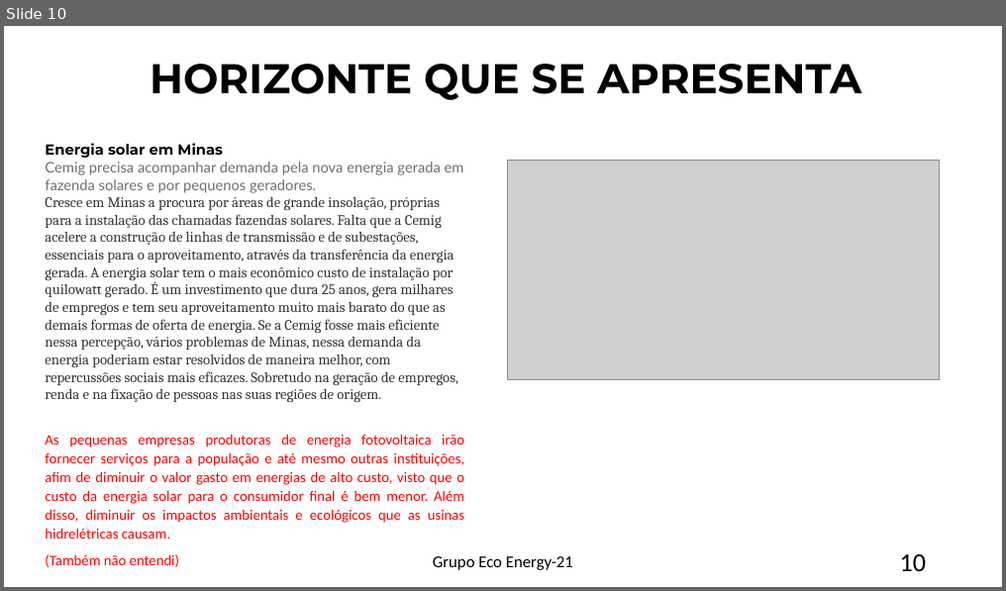
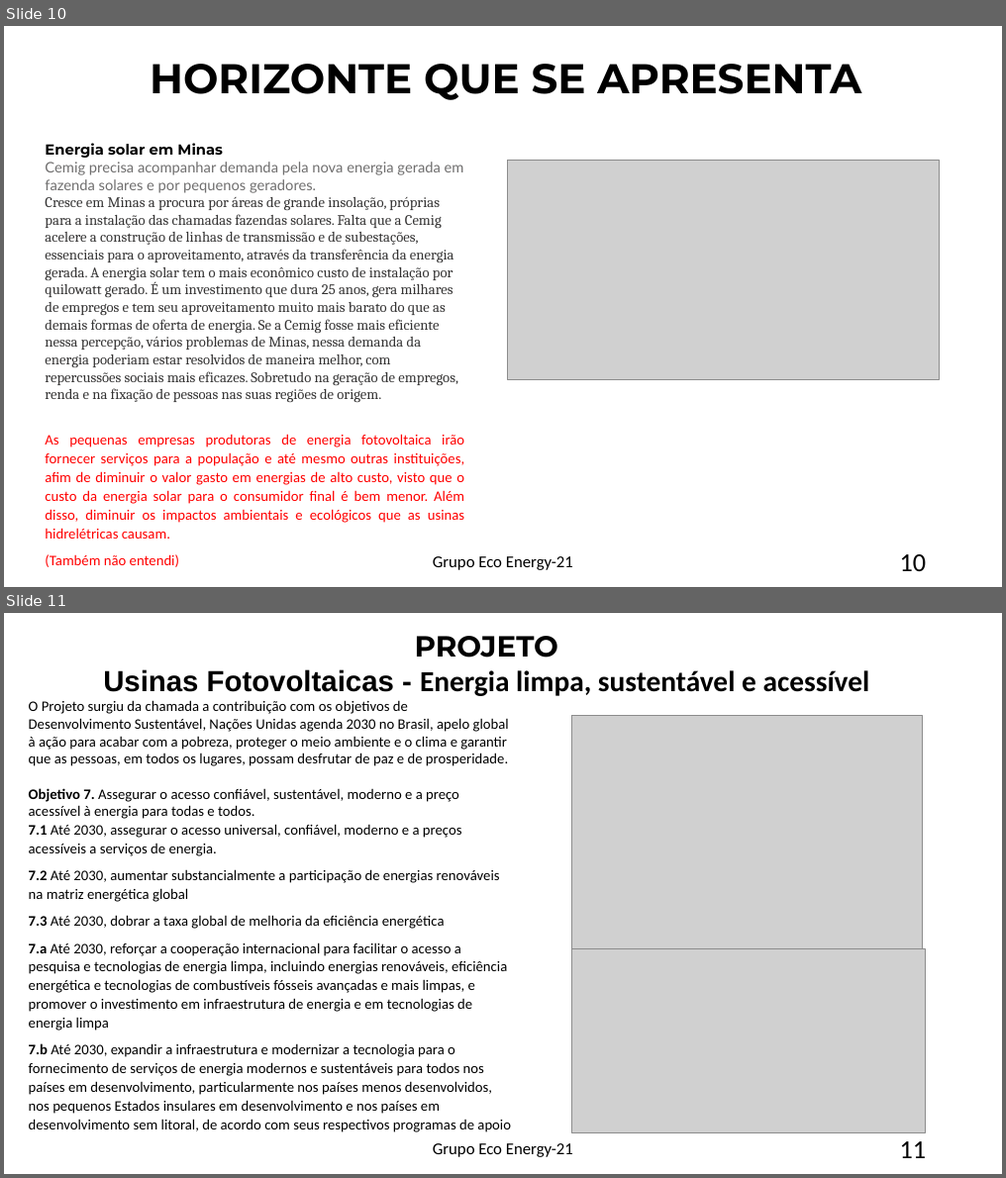
Before and after one commit to sudariogoncalves/ECO-Energy-21-, a slide deck: Projeto Eco-Energy 21.pptx. Shown one above the other, each under a label of ours: slide 10 before the commit, slides 10 and 11 after it. The pictures are 1006x591 and 1006x1178 pixels, drawn with LibreOffice and Linux fonts; fonts in the diff are those of the drawing; grey boxes stand for pictures. Boxes give left, top, right and bottom in pixels: in the first picture for what was removed or moved away, otherwise in the second. Text is boxed around its words. In the diff, an @@ line names an element or a change of style, - is before the commit and + after.

Commit message:
Projeto Eco-Energy 21 Atualização

```diff
--- a/Projeto Eco-Energy 21.pptx
+++ b/Projeto Eco-Energy 21.pptx
@@ slide 11 added at <box>4,613,1002,1174</box>, background #FFFFFF @@
@@ text added at <box>103,636,870,696</box>, 28 pt, text #000000, bold @@
+PROJETO
+Usinas Fotovoltaicas - Energia limpa, sustentável e acessível
@@ text added at <box>29,700,511,1133</box>, 14 pt, text #000000 @@
+O Projeto surgiu da chamada a contribuição com os objetivos de Desenvolvimento Sustentável, Nações Unidas agenda 2030 no Brasil, apelo global à ação para acabar com a pobreza, proteger o meio ambiente e o clima e garantir que as pessoas, em todos os lugares, possam desfrutar de paz e de prosperidade.
+Objetivo 7. Assegurar o acesso confiável, sustentável, moderno e a preço acessível à energia para todas e todos.
+7.1 Até 2030, assegurar o acesso universal, confiável, moderno e a preços acessíveis a serviços de energia.
+7.2 Até 2030, aumentar substancialmente a participação de energias renováveis na matriz energética global
+7.3 Até 2030, dobrar a taxa global de melhoria da eficiência energética
+7.a Até 2030, reforçar a cooperação internacional para facilitar o acesso a pesquisa e tecnologias de energia limpa, incluindo energias renováveis, eficiência energética e tecnologias de combustíveis fósseis avançadas e mais limpas, e promover o investimento em infraestrutura de energia e em tecnologias de energia limpa
+7.b Até 2030, expandir a infraestrutura e modernizar a tecnologia para o fornecimento de serviços de energia modernos e sustentáveis para todos nos países em desenvolvimento, particularmente nos países menos desenvolvidos, nos pequenos Estados insulares em desenvolvimento e nos países em desenvolvimento sem litoral, de acordo com seus respectivos programas de apoio
@@ picture added at <box>571,716,923,950</box> @@
@@ picture added at <box>571,950,925,1134</box> @@
@@ text added at <box>433,1144,573,1157</box>, 16 pt, text #000000 @@
+Grupo Eco Energy-21
@@ page number added at <box>900,1142,927,1158</box>, 25 pt, text #000000 @@
+11
```
Also in this commit, not shown: 7 slides changed, 1 other slide added, 1 slide removed.
